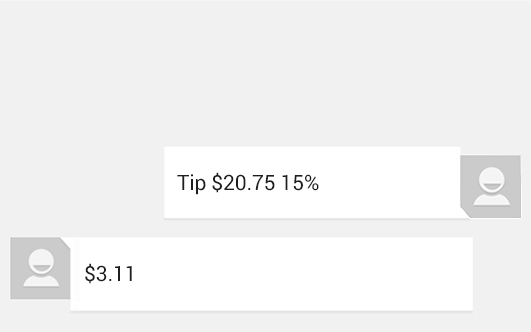
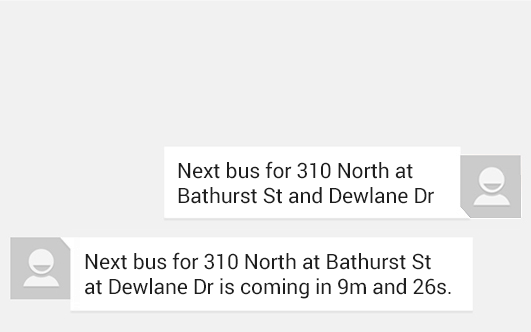
The second 531 × 332 image is a revision of the first. Changes to its layers:
showed "Next bus for 310 North at Bathurst St at Dewlane Dr is coming i" over [85, 252, 451, 299]
hid "$3.11" over [85, 263, 132, 284]
renamed "Tip $20.75 15%" to "Next bus for 310 North at Bathurst St and Dewlane Dr", painted on it over [177, 161, 434, 204]
